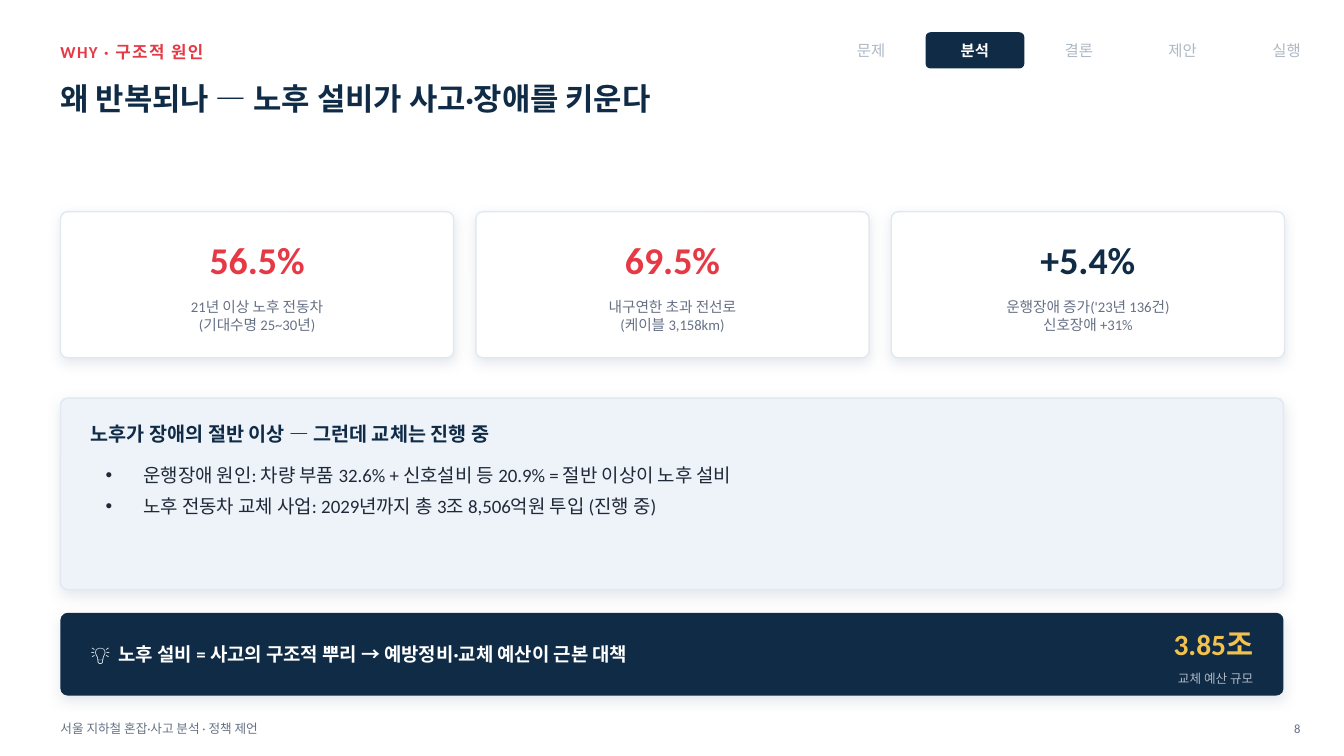
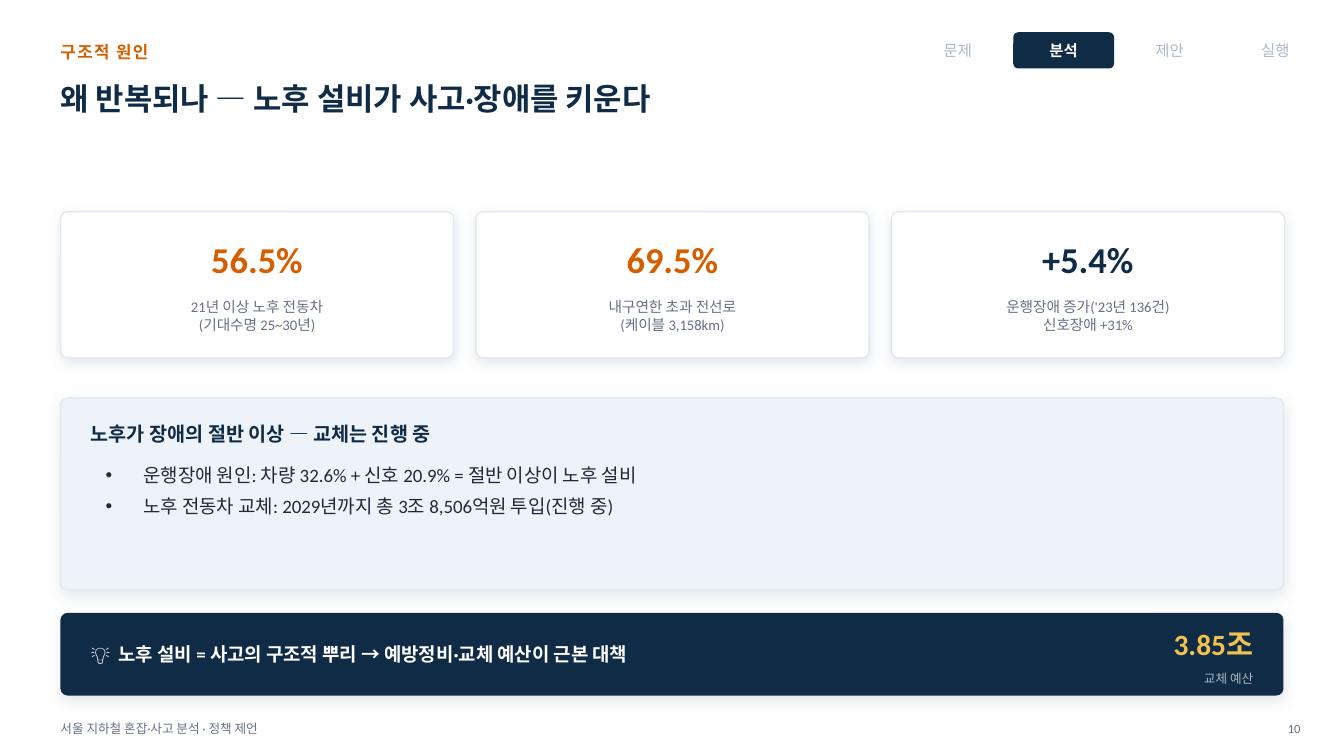
Before and after one commit to yuneunmi814-cmyk/data-analysis-mini-project, a slide deck: slide 11 of 발표장표_지하철혼잡.pptx (slide 9 before the commit). Drawn at 1344x756 pixels with LibreOffice and Linux fonts; fonts in the diff are those of the drawing. Boxes give left, top, right and bottom in pixels: in the first picture for what was removed or moved away, otherwise in the second. Text is boxed around its words. In the diff, an @@ line names an element or a change of style, - is before the commit and + after.

```diff
--- a/발표장표_지하철혼잡.pptx
+++ b/발표장표_지하철혼잡.pptx
@@ text at bbox=[60, 44, 148, 60]: text changed; text colour #E63946 to #D55E00 @@
-WHY · 구조적 원인
+구조적 원인
@@ 2 texts, 1 rounded rectangle: place and size @@
-2 texts, 1 rounded rectangle at bbox=[857, 32, 1024, 69]
+2 texts, 1 rounded rectangle at bbox=[944, 32, 1114, 69]
@@ text removed at bbox=[1065, 43, 1093, 57] @@
-결론
@@ text "제안": place and size @@
-text "제안" at bbox=[1168, 43, 1196, 57]
+text "제안" at bbox=[1155, 43, 1183, 57]
@@ text "실행": place and size @@
-text "실행" at bbox=[1272, 43, 1300, 57]
+text "실행" at bbox=[1261, 43, 1289, 57]
@@ text "56.5%" at bbox=[211, 248, 303, 274]: size 27 to 26 pt, text colour #E63946 to #D55E00 @@
@@ text "69.5%" at bbox=[627, 248, 719, 274]: size 27 to 26 pt, text colour #E63946 to #D55E00 @@
@@ text "+5.4%" at bbox=[1042, 248, 1133, 274]: size 27 to 26 pt @@
@@ text at bbox=[91, 424, 431, 443]: text changed @@
-노후가 장애의 절반 이상 — 그런데 교체는 진행 중
+노후가 장애의 절반 이상 — 교체는 진행 중
@@ text at bbox=[143, 466, 637, 516]: text changed @@
-• 운행장애 원인: 차량 부품 32.6% + 신호설비 등 20.9% = 절반 이상이 노후 설비
-• 노후 전동차 교체 사업: 2029년까지 총 3조 8,506억원 투입 (진행 중)
+• 운행장애 원인: 차량 32.6% + 신호 20.9% = 절반 이상이 노후 설비
+• 노후 전동차 교체: 2029년까지 총 3조 8,506억원 투입(진행 중)
@@ text at bbox=[1204, 672, 1253, 684]: text changed @@
-교체 예산 규모
+교체 예산
@@ text at bbox=[1288, 725, 1301, 733]: text changed @@
-8
+10
```
Also in this commit, not shown: 13 other slides changed, 2 slides added, 1 slide removed, 20 other files.
